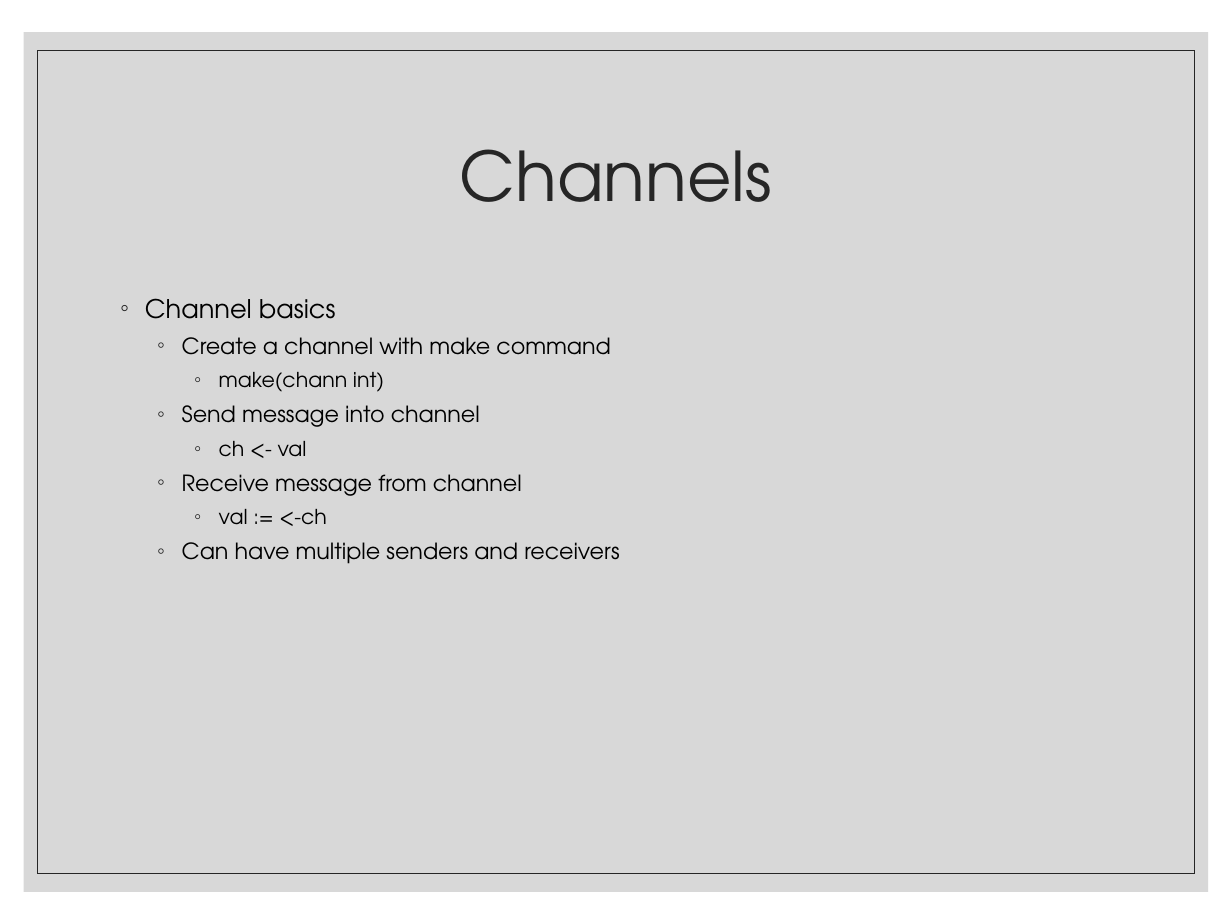
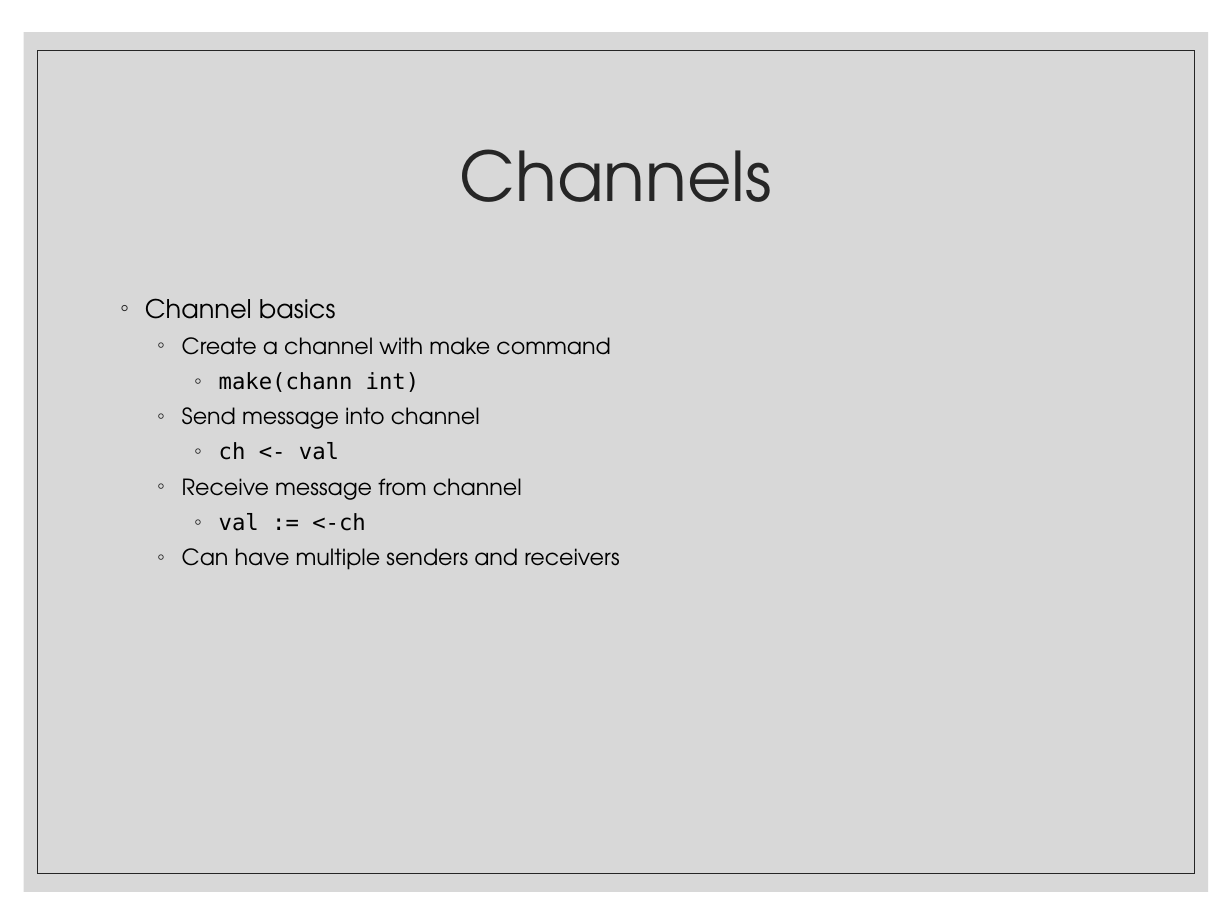
Before and after one commit to mostafa8026/ComputerProgramming-Basics, a slide deck: slide 22 of 10 - Golang 4.pptx. Drawn at 1232x924 pixels with LibreOffice and Linux fonts; fonts in the diff are those of the drawing. Boxes give left, top, right and bottom in pixels: in the first picture for what was removed or moved away, otherwise in the second. Text is boxed around its words. In the diff, an @@ line names an element or a change of style, - is before the commit and + after.

```diff
--- a/10 - Golang 4.pptx
+++ b/10 - Golang 4.pptx
@@ text at bbox=[219, 372, 420, 531]: size 12 to 13 pt, font TeX Gyre Adventor to DejaVu Sans Mono in "make(chann int)", "ch <- val", "val := <-ch" @@
```
Also in this commit, not shown: 4 other slides changed.
